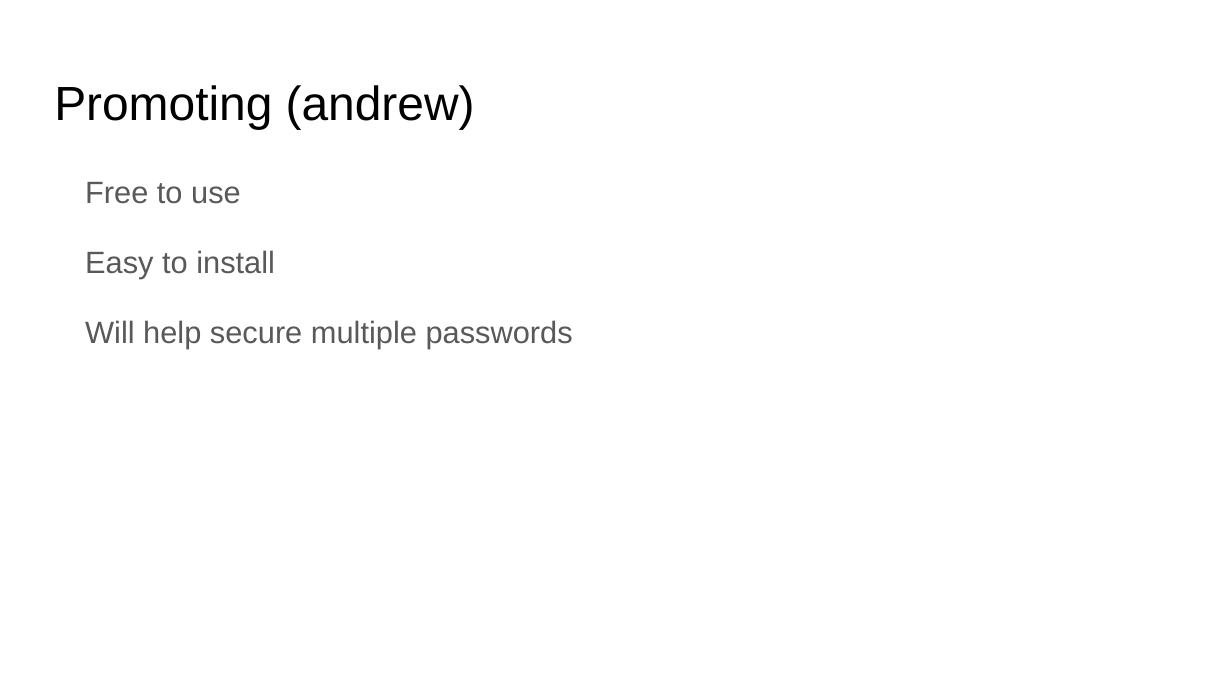
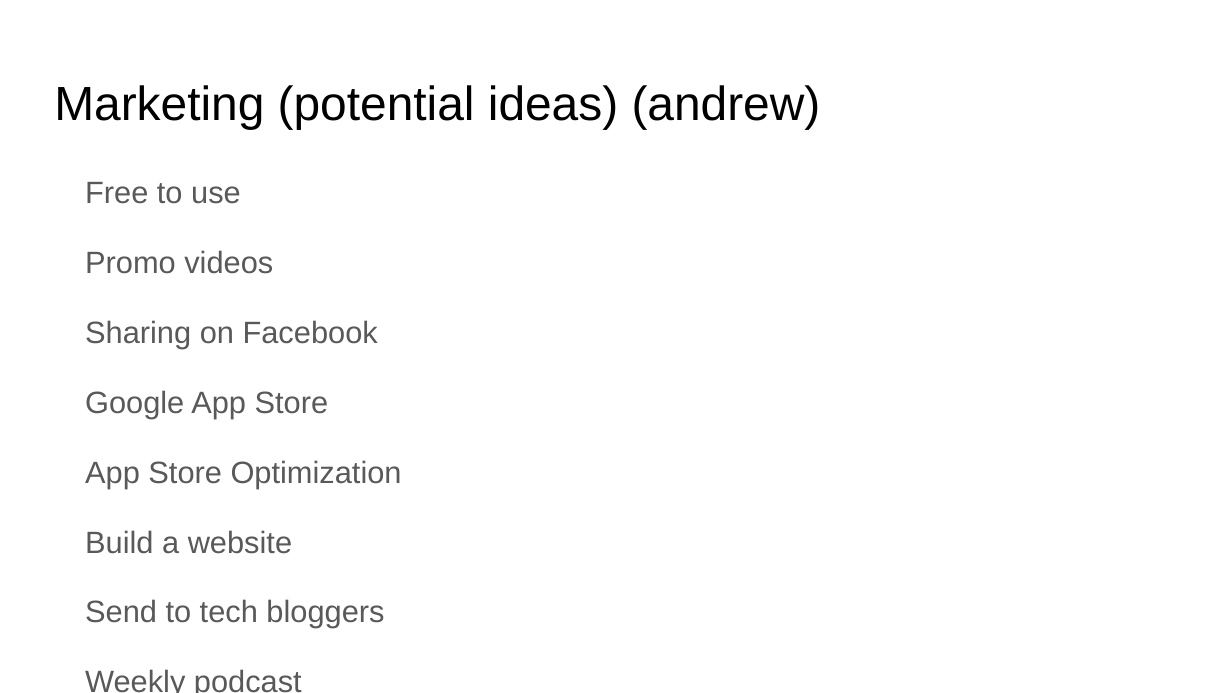
Before and after one commit to LeiLiu95/Password-Protector, a slide deck: slide 7 of Project Presentation.pptx. Drawn at 1232x693 pixels with LibreOffice and Linux fonts; fonts in the diff are those of the drawing. Boxes give left, top, right and bottom in pixels: in the first picture for what was removed or moved away, otherwise in the second. Text is boxed around its words. In the diff, an @@ line names an element or a change of style, - is before the commit and + after.

```diff
--- a/Project Presentation.pptx
+++ b/Project Presentation.pptx
@@ title at <box>54,85,821,129</box>: text changed @@
-Promoting (andrew)
+Marketing (potential ideas) (andrew)
@@ text at <box>85,250,402,693</box>: text changed @@
-Easy to install
-Will help secure multiple passwords
+Promo videos
+Sharing on Facebook
+Google App Store
+App Store Optimization
+Build a website
+Send to tech bloggers
+Weekly podcast
+Create Facebook page
```
Also in this commit, not shown: 3 other slides changed.
